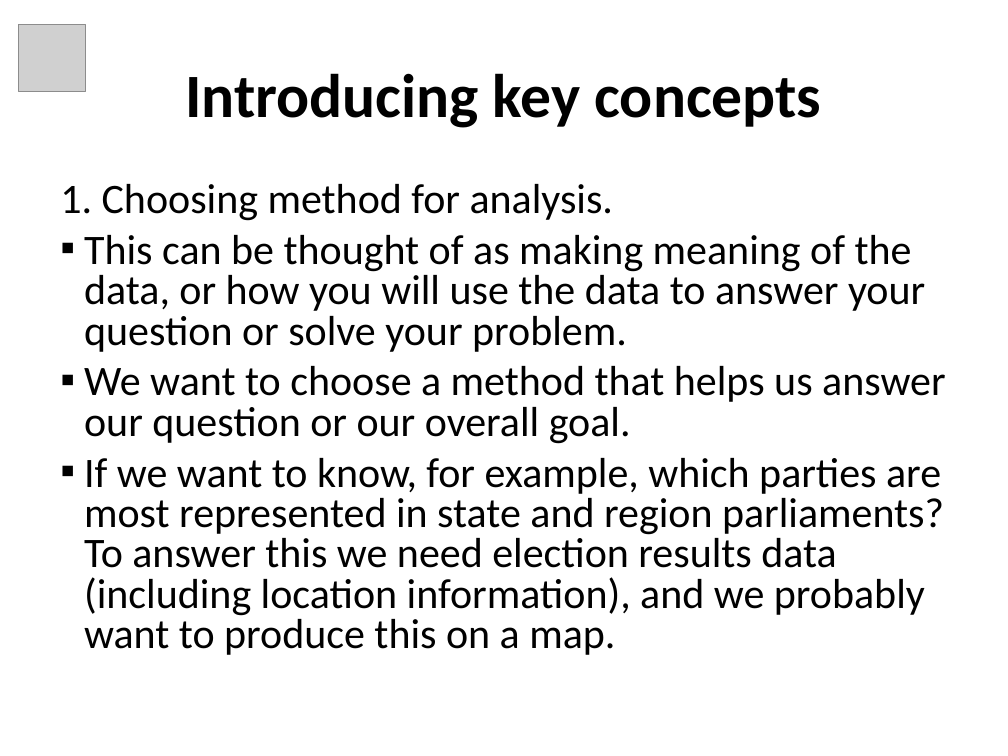
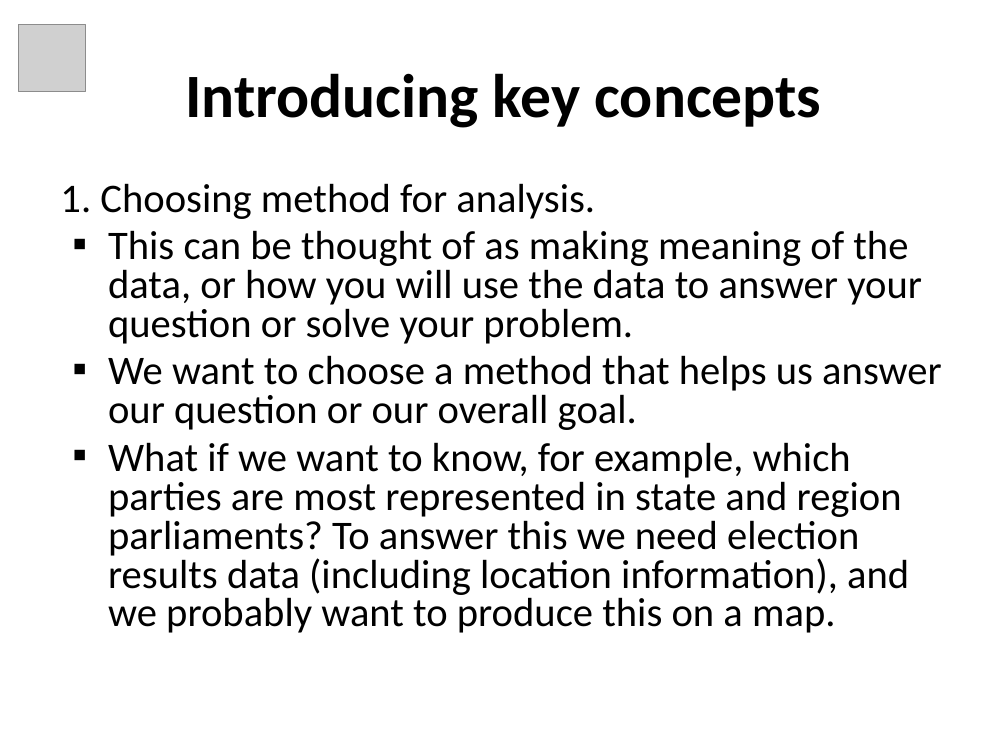
Before and after one commit to tascha/D4DM, a slide deck: slide 6 of documents/Module4_Slides.ppt. Drawn at 1008x756 pixels with LibreOffice and Linux fonts; fonts in the diff are those of the drawing; grey boxes stand for pictures. Boxes give left, top, right and bottom in pixels: in the first picture for what was removed or moved away, otherwise in the second. Text is boxed around its words. In the diff, an @@ line names an element or a change of style, - is before the commit and + after.

```diff
--- a/documents/Module4_Slides.ppt
+++ b/documents/Module4_Slides.ppt
@@ text at <box>60,183,942,430</box>: size 30 to 29 pt in "1. Choosing method for analysis.", "This can be thought of as making ...", "We want to choose a method that ..."; less space between paragraphs @@
@@ text at <box>108,442,909,633</box>: text changed; size 30 to 29 pt @@
-▪ If we want to know, for example, which parties are most represented in state and region parliaments? To answer this we need election results data (including location information), and we probably want to produce this on a map.
+▪ What if we want to know, for example, which parties are most represented in state and region parliaments? To answer this we need election results data (including location information), and we probably want to produce this on a map.
```
Also in this commit, not shown: 18 other slides changed, 5 slides added, 4 slides removed.
